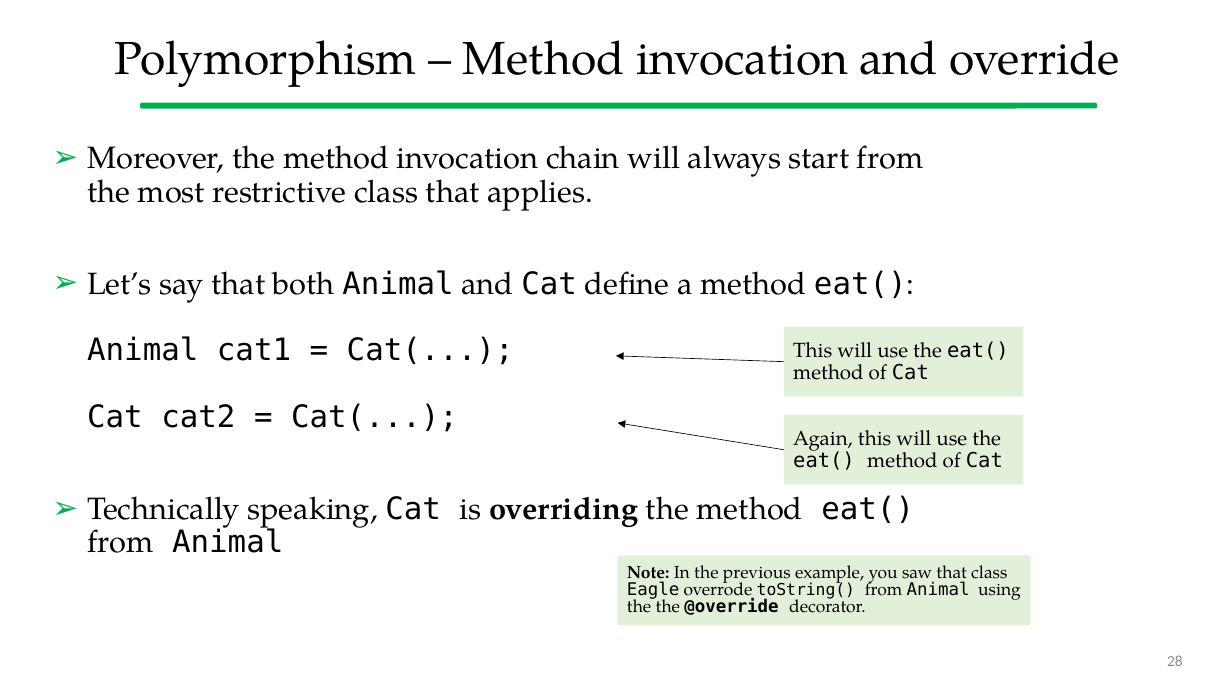
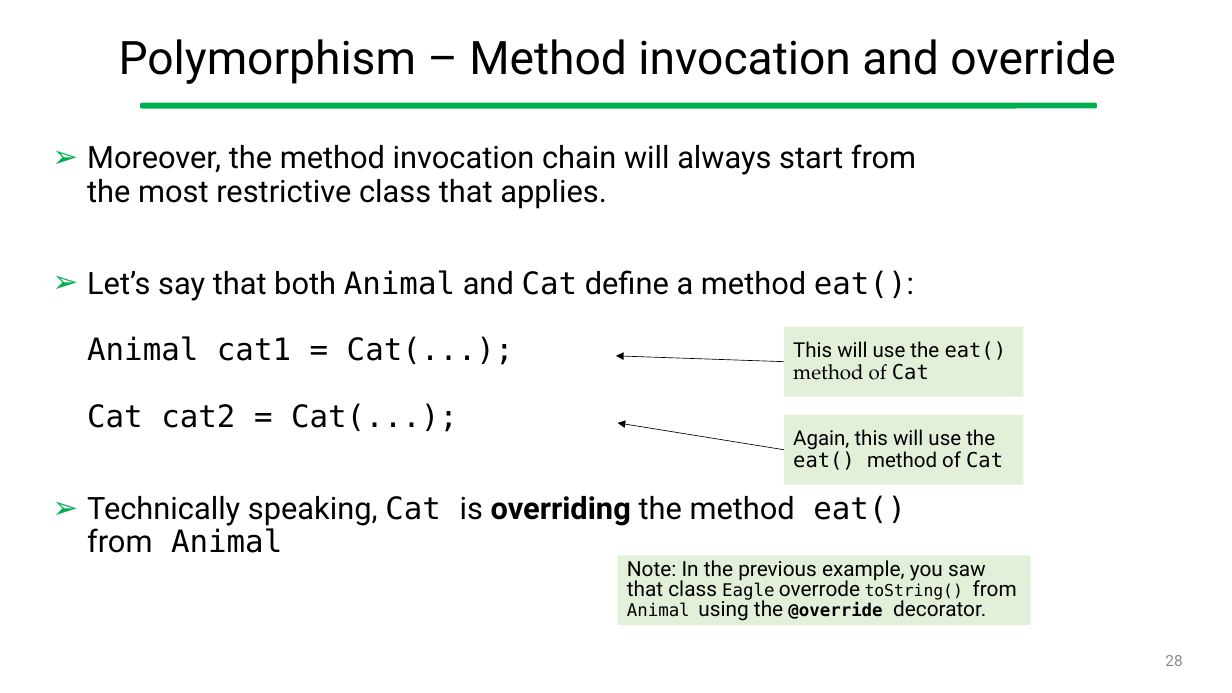
Before and after one commit to gcappon/bwthw, a slide deck: slide 28 of lab_03-dart_101_part_2/lab_03-dart_101_part_2.pptx. Drawn at 1232x693 pixels with LibreOffice and Linux fonts; fonts in the diff are those of the drawing. Boxes give left, top, right and bottom in pixels: in the first picture for what was removed or moved away, otherwise in the second. Text is boxed around its words. In the diff, an @@ line names an element or a change of style, - is before the commit and + after.

```diff
--- a/lab_03-dart_101_part_2/lab_03-dart_101_part_2.pptx
+++ b/lab_03-dart_101_part_2/lab_03-dart_101_part_2.pptx
@@ title "Polymorphism – Method invocation and ..." at (119, 39, 1116, 84): font TeX Gyre Pagella to Roboto @@
@@ text "Moreover, the method invocation chain ..." at (87, 144, 916, 553): font TeX Gyre Pagella to Roboto in "Moreover, the method invocation chain will always ...", "Let’s say that both and define a ...", "Technically speaking, is overriding the method from" @@
@@ rectangle "This will use the eat() ..." at (784, 327, 1023, 397): font TeX Gyre Pagella to Roboto in "This will use the" @@
@@ rectangle "Again, this will use the ..." at (784, 415, 1023, 485): font TeX Gyre Pagella to Roboto in "Again, this will use the method of" @@
@@ text in rectangle at (627, 560, 1017, 621): text changed; size 13.6 to 16.1 pt; font TeX Gyre Pagella to Roboto @@
-Note: In the previous example, you saw that class Eagle overrode toString() from Animal using the the @override decorator.
+Note: In the previous example, you saw that class Eagle overrode toString() from Animal using the @override decorator.
@@ page number at (1165, 655, 1182, 666): font Calibri to Roboto @@
```
Also in this commit, not shown: 66 other slides changed, 3 other files.
